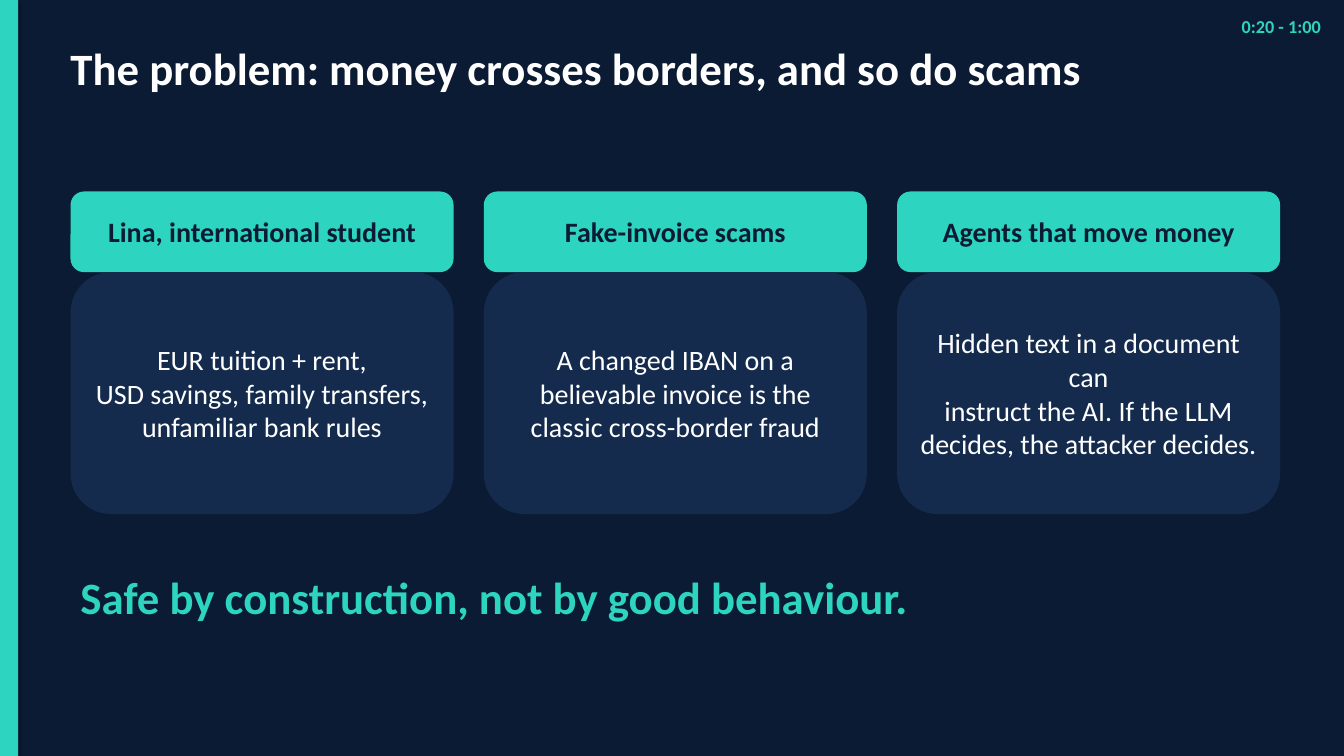
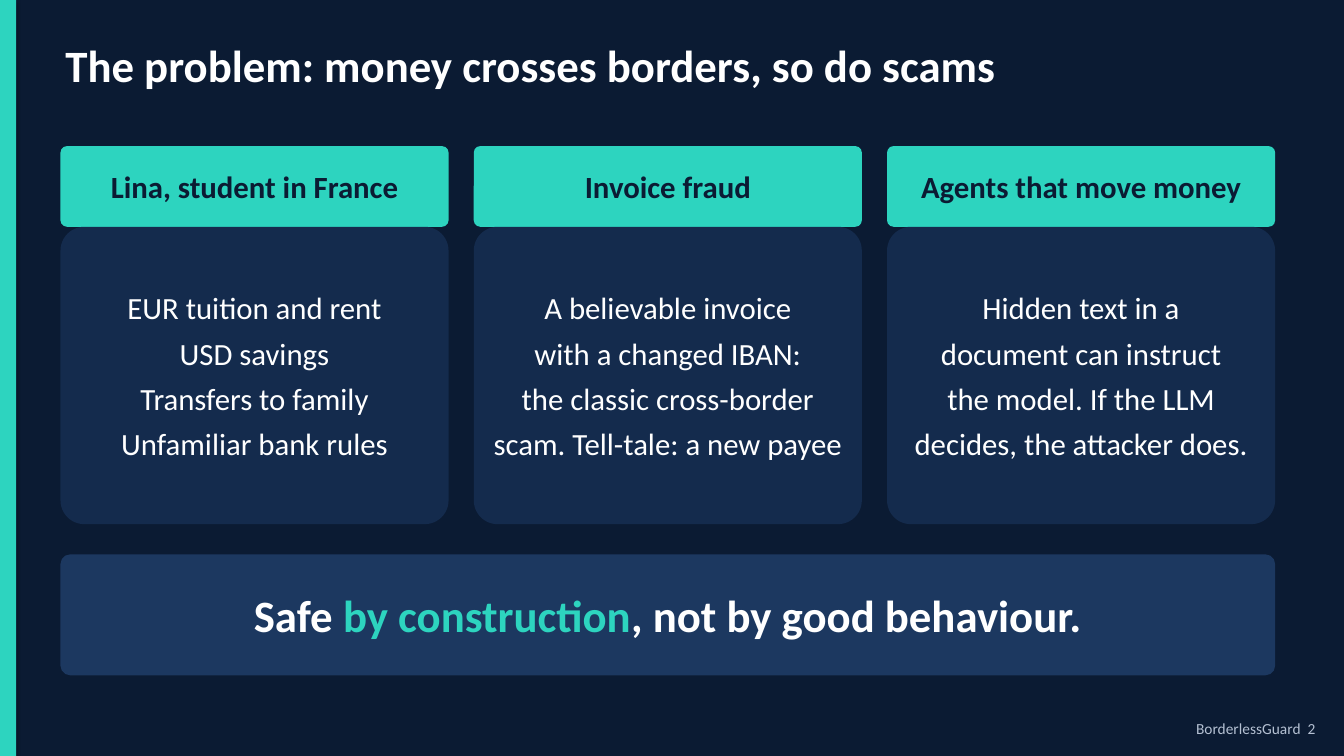
Before and after one commit to Arracheur2Bonnet/Borderless, a slide deck: slide 2 of deliverables/pitch/BorderlessGuard_deck.pptx. Drawn at 1344x756 pixels with LibreOffice and Linux fonts; fonts in the diff are those of the drawing. Boxes give left, top, right and bottom in pixels: in the first picture for what was removed or moved away, otherwise in the second. Text is boxed around its words. In the diff, an @@ line names an element or a change of style, - is before the commit and + after.

```diff
--- a/deliverables/pitch/BorderlessGuard_deck.pptx
+++ b/deliverables/pitch/BorderlessGuard_deck.pptx
@@ text removed at box(1242, 21, 1321, 33) @@
-0:20 - 1:00
@@ text at box(65, 50, 995, 89): text changed @@
-The problem: money crosses borders, and so do scams
+The problem: money crosses borders, so do scams
@@ rounded rectangle "Lina, student in France": place and size @@
-rounded rectangle "Lina, student in France" at box(71, 192, 454, 272)
+rounded rectangle "Lina, student in France" at box(60, 146, 449, 227)
@@ proportions changed in 5 elements at box(887, 227, 1275, 524), box(60, 227, 449, 524), box(60, 146, 449, 227), box(474, 227, 862, 524), box(474, 146, 862, 227) @@
@@ rounded rectangle "Invoice fraud": place and size @@
-rounded rectangle "Invoice fraud" at box(484, 192, 867, 272)
+rounded rectangle "Invoice fraud" at box(474, 146, 862, 227)
@@ rounded rectangle "Agents that move money": place and size @@
-rounded rectangle "Agents that move money" at box(897, 192, 1280, 272)
+rounded rectangle "Agents that move money" at box(887, 146, 1275, 227)
@@ rounded rectangle "Agents that move money" at box(887, 146, 1275, 227): size 20 to 22 pt; proportions changed @@
@@ text in rounded rectangle at box(111, 176, 398, 202): text changed; size 20 to 22 pt @@
-Lina, international student
+Lina, student in France
@@ text in rounded rectangle at box(585, 176, 751, 198): text changed; size 20 to 22 pt @@
-Fake-invoice scams
+Invoice fraud
@@ rounded rectangle "EUR tuition and rent": place and size @@
-rounded rectangle "EUR tuition and rent" at box(71, 272, 454, 514)
+rounded rectangle "EUR tuition and rent" at box(60, 227, 449, 524)
@@ rounded rectangle "A believable invoice": place and size @@
-rounded rectangle "A believable invoice" at box(484, 272, 867, 514)
+rounded rectangle "A believable invoice" at box(474, 227, 862, 524)
@@ rounded rectangle "Hidden text in a": place and size @@
-rounded rectangle "Hidden text in a" at box(897, 272, 1280, 514)
+rounded rectangle "Hidden text in a" at box(887, 227, 1275, 524)
@@ text in rounded rectangle at box(121, 297, 387, 456): text changed; size 20 to 22 pt @@
-EUR tuition + rent,
-USD savings, family transfers,
-unfamiliar bank rules
+EUR tuition and rent
+USD savings
+Transfers to family
+Unfamiliar bank rules
@@ text in rounded rectangle at box(494, 297, 841, 460): text changed; size 20 to 22 pt @@
-A changed IBAN on a
-believable invoice is the
-classic cross-border fraud
+A believable invoice
+with a changed IBAN:
+the classic cross-border
+scam. Tell-tale: a new payee
@@ text in rounded rectangle at box(915, 297, 1247, 459): text changed; size 20 to 22 pt @@
-Hidden text in a document can
-instruct the AI. If the LLM
-decides, the attacker decides.
+Hidden text in a
+document can instruct
+the model. If the LLM
+decides, the attacker does.
@@ rounded rectangle "Safe by construction, not by ...": place and size @@
-rounded rectangle "Safe by construction, not by ..." at box(80, 582, 907, 622)
+rounded rectangle "Safe by construction, not by ..." at box(60, 555, 1275, 676)
@@ rounded rectangle "Safe by construction, not by ..." at box(60, 555, 1275, 676): text colour #2DD4BF to #FFFFFF in "Safe construction, not by good behaviour."; alignment left to centre; vertical alignment top to middle; fill none to #1C3860 @@
@@ text added at box(1196, 723, 1316, 734), 11 pt, text #B4C0D2 @@
+BorderlessGuard 2
```
Also in this commit, not shown: 3 other slides changed, 10 slides added, 9 slides removed, 16 other files.
